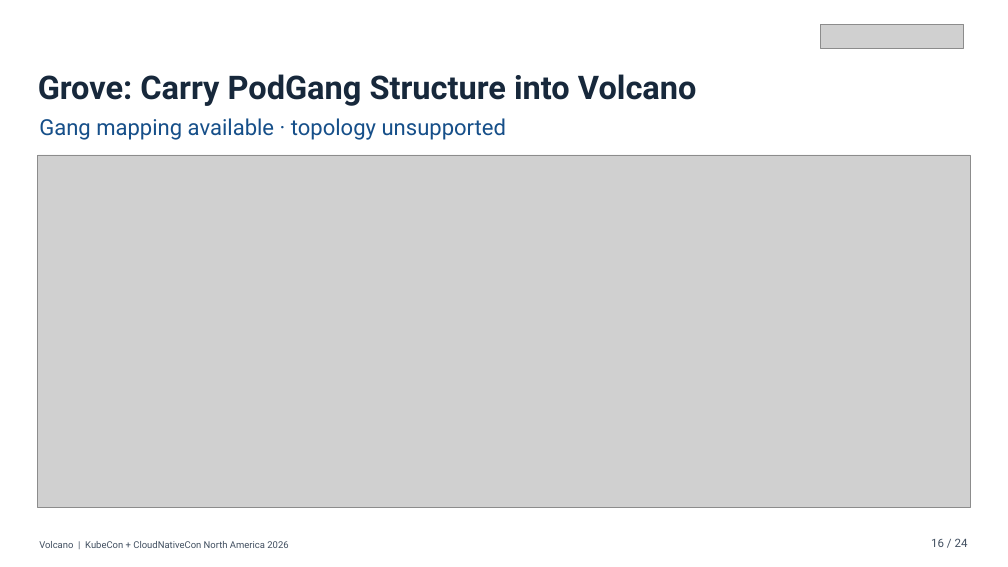
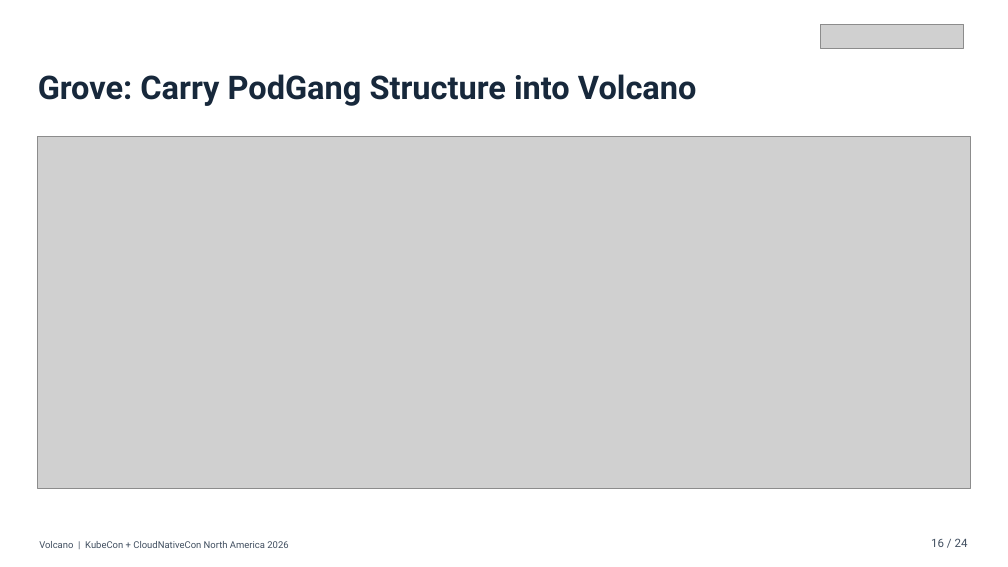
Before and after one commit to JesseStutler/volcano, a slide deck: slide 16 of docs/ppt/Volcano_KubeCon_NA_2026.pptx. Drawn at 1008x567 pixels with LibreOffice and Linux fonts; fonts in the diff are those of the drawing; grey boxes stand for pictures; background and template pictures are left out. Boxes give left, top, right and bottom in pixels: in the first picture for what was removed or moved away, otherwise in the second. Text is boxed around its words. In the diff, an @@ line names an element or a change of style, - is before the commit and + after.

Commit message:
docs: explain diagram mappings instead of integration status

```diff
--- a/docs/ppt/Volcano_KubeCon_NA_2026.pptx
+++ b/docs/ppt/Volcano_KubeCon_NA_2026.pptx
@@ text removed at bbox=[39, 118, 506, 140] @@
-Gang mapping available · topology unsupported
@@ picture: place and size @@
-picture at bbox=[38, 155, 970, 508]
+picture at bbox=[38, 136, 970, 489]
```
Also in this commit, not shown: 4 other slides changed, 48 other files.
